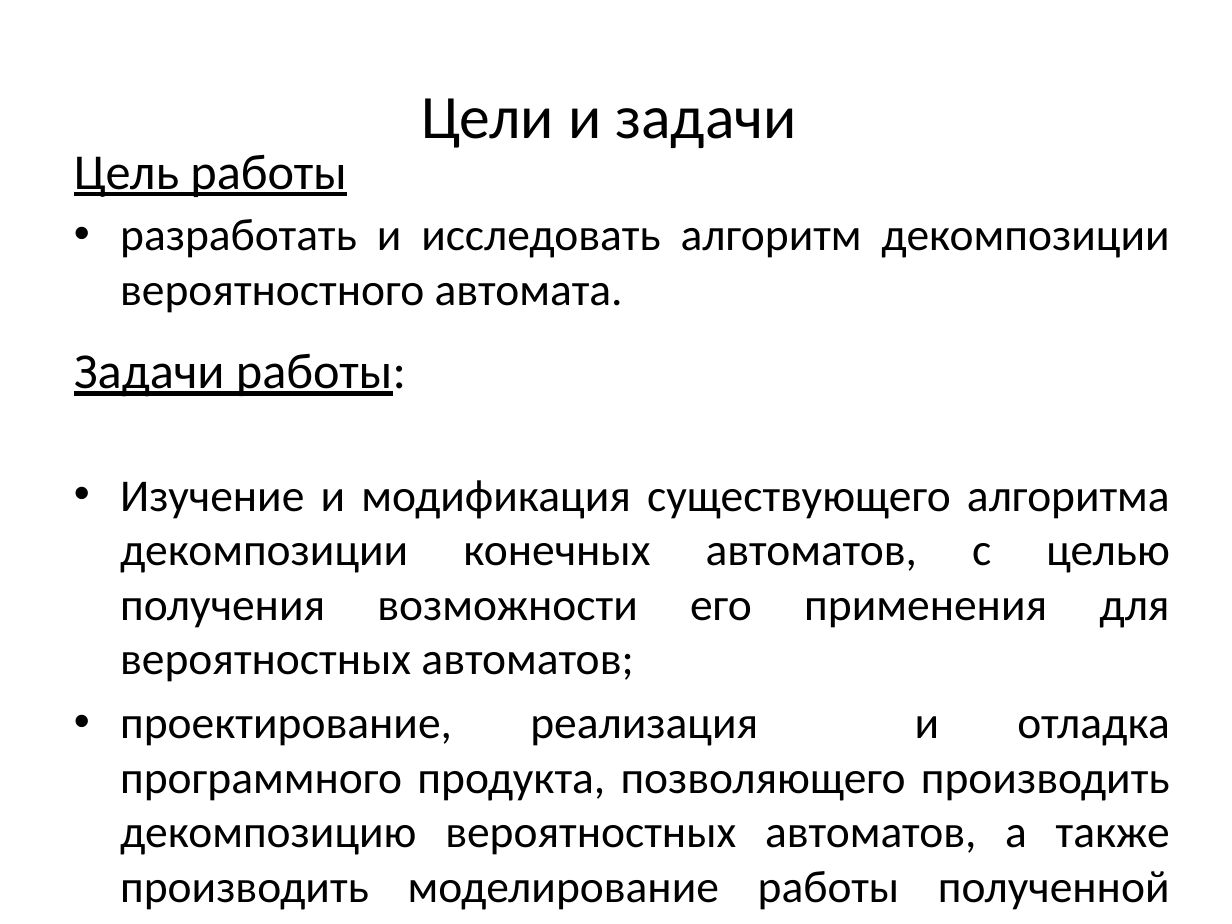
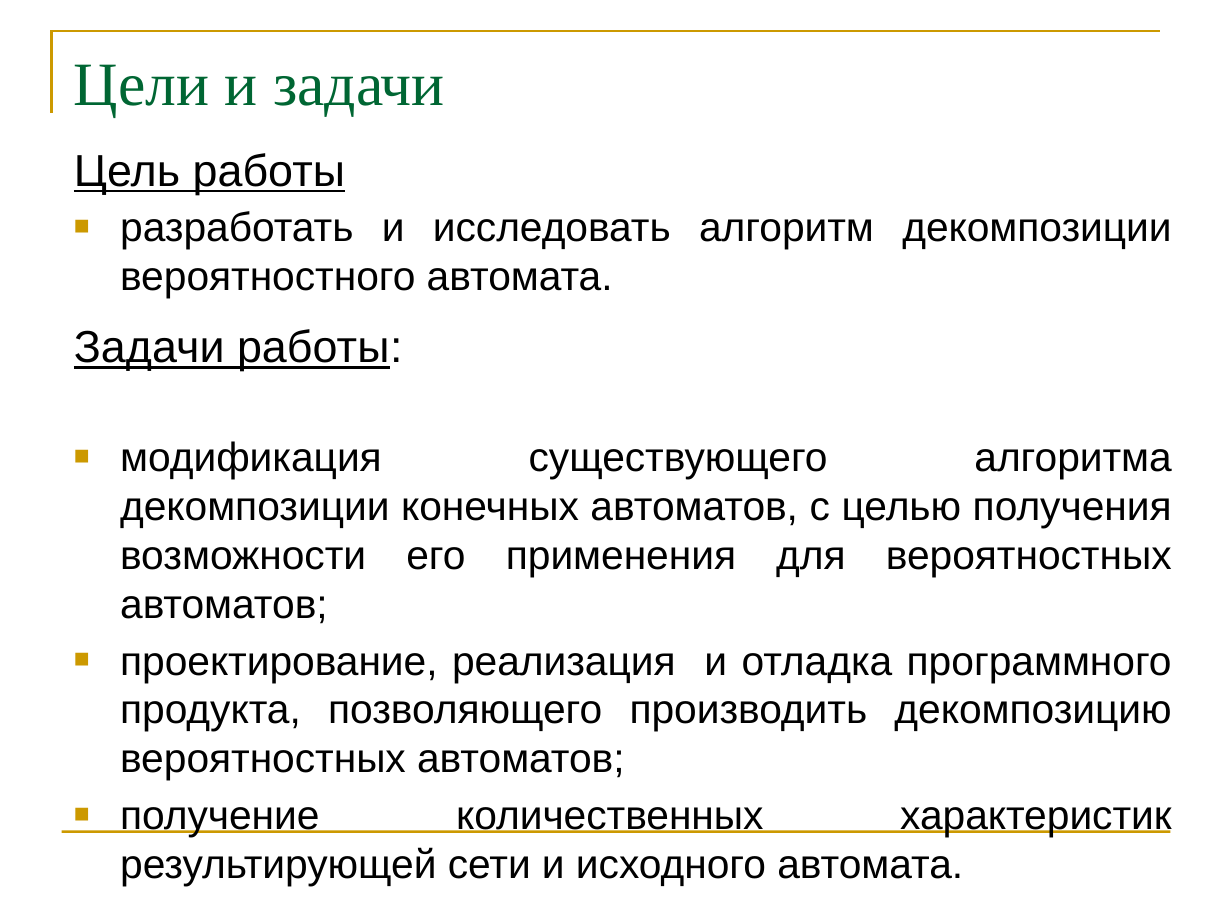
Before and after one commit to erad888/fsm-decompose, a slide deck: slide 2 of Презентация.pptx. Drawn at 1232x924 pixels with LibreOffice and Linux fonts; fonts in the diff are those of the drawing. Boxes give left, top, right and bottom in pixels: in the first picture for what was removed or moved away, otherwise in the second. Text is boxed around its words. In the diff, an @@ line names an element or a change of style, - is before the commit and + after.

```diff
--- a/Презентация.pptx
+++ b/Презентация.pptx
@@ freeform shape added at bbox=[52, 31, 1161, 113], outline #CC9900 1.5 pt @@
@@ title "Цели и задачи" at bbox=[74, 64, 445, 116]: font Calibri to Times New Roman, text colour #000000 to #006633; alignment centre to left; vertical alignment middle to top @@
@@ text at bbox=[74, 153, 1171, 371]: size 29.4 to 26.2 pt in "Цель работы", "Задачи работы:"; font Calibri to Arial in "Цель работы", "разработать и исследовать алгоритм декомпозиции вероятностно ...", "Задачи работы:"; size 26.6 to 23.8 pt in "разработать и исследовать алгоритм декомпозиции вероятностно ..."; bullet • to ■ @@
@@ text at bbox=[120, 441, 1172, 886]: text changed; size 26.6 to 23.8 pt; font Calibri to Arial @@
-• Изучение и модификация существующего алгоритма декомпозиции конечных автоматов, с целью получения возможности его применения для вероятностных автоматов;
-• проектирование, реализация и отладка программного продукта, позволяющего производить декомпозицию вероятностных автоматов, а также производить моделирование работы полученной сети;
+■ модификация существующего алгоритма декомпозиции конечных автоматов, с целью получения возможности его применения для вероятностных автоматов;
+■ проектирование, реализация и отладка программного продукта, позволяющего производить декомпозицию вероятностных автоматов;
+■ получение количественных характеристик результирующей сети и исходного автомата.
@@ line added from (62, 832) to (1170, 832), #CC9900 1.5 pt @@
```
Also in this commit, not shown: 12 other slides changed, 3 slides added, 1 slide removed.
